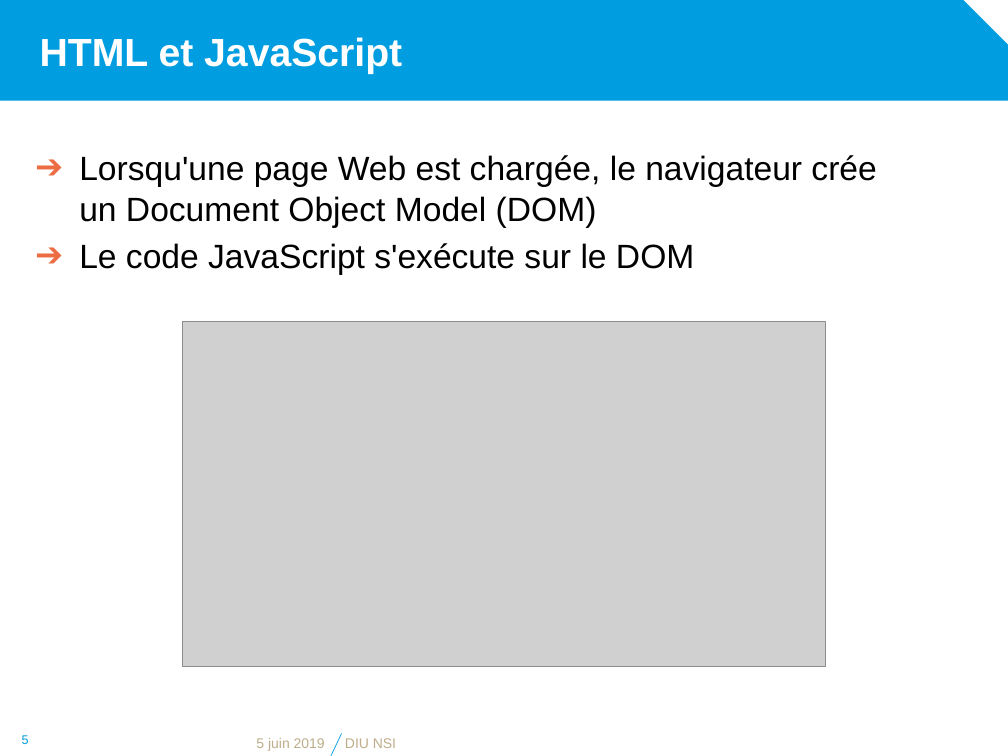
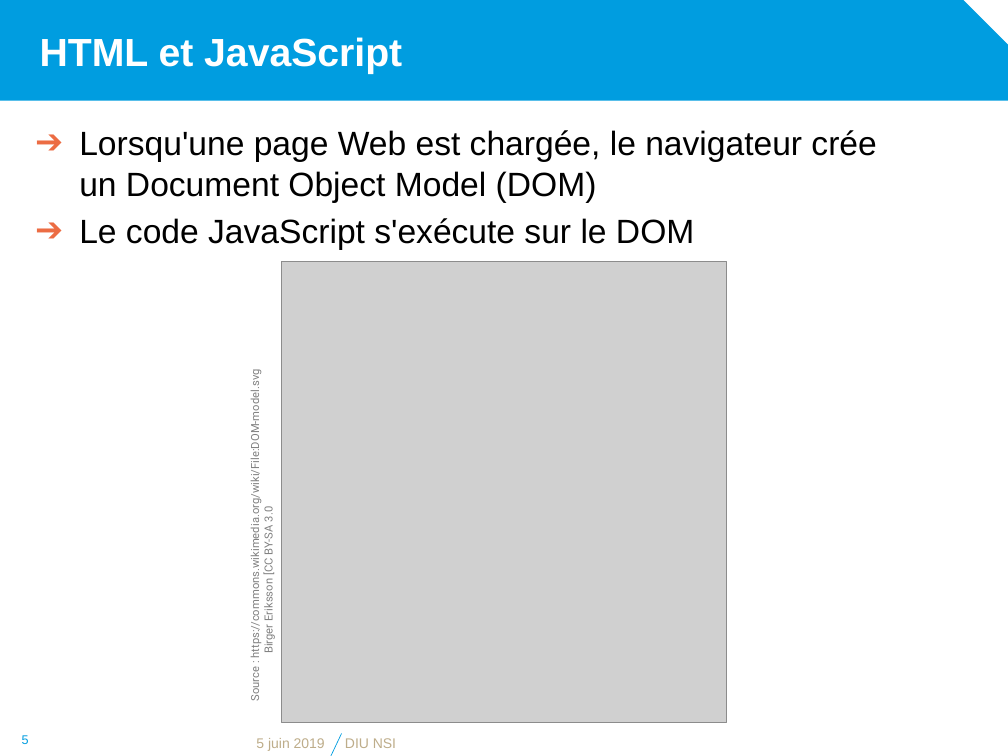
Before and after one commit to diu-uf-bordeaux/bloc1, a slide deck: slide 5 of web/4-JS/JavaScript.pptx. Drawn at 1008x756 pixels with LibreOffice and Linux fonts; fonts in the diff are those of the drawing; grey boxes stand for pictures; background and template pictures are left out. Boxes give left, top, right and bottom in pixels: in the first picture for what was removed or moved away, otherwise in the second. Text is boxed around its words. In the diff, an @@ line names an element or a change of style, - is before the commit and + after.

```diff
--- a/web/4-JS/JavaScript.pptx
+++ b/web/4-JS/JavaScript.pptx
@@ text "Lorsqu'une page Web est chargée, ...": place and size @@
-text "Lorsqu'une page Web est chargée, ..." at (79, 155, 876, 275)
+text "Lorsqu'une page Web est chargée, ..." at (79, 130, 876, 250)
@@ picture: place and size @@
-picture at (182, 322, 826, 667)
+picture at (281, 261, 727, 722)
@@ text added at (247, 397, 276, 701), 8 pt, text #808080 @@
+Source : https://commons.wikimedia.org/wiki/File:DOM-model.svg
+Birger Eriksson [CC BY-SA 3.0
```
Also in this commit, not shown: 3 other slides changed.
